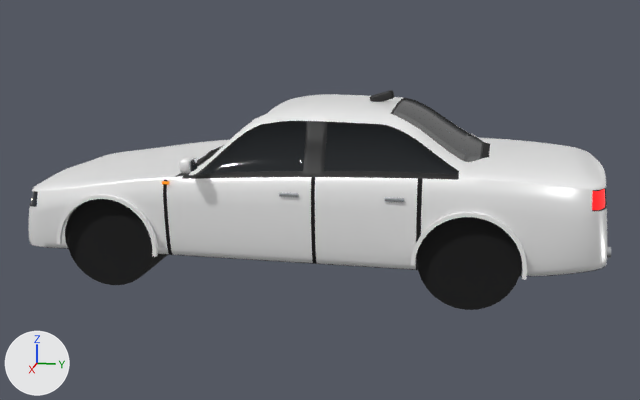
An edit to the glTF model assets/cars/saloon.glb, drawn before and after from the same camera.
Camera for both pictures: a camera (50 mm lens) standing at (7.27, 1.49, 2.38) and looking at (0.04, 0.05, 0.57). The axes (+X, +Y, +Z) are drawn at lower left. The lights are the same throughout. The older version comes first. Vertices at exactly the same position are counted once.

In view in the first picture: 'saloon'.
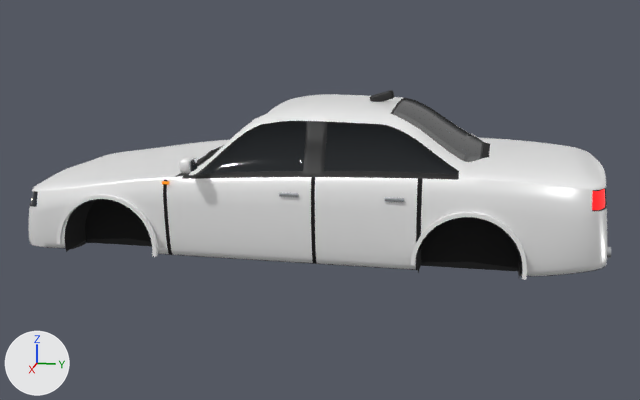
The change, as JSON lines over the scene's bpy script:
```json
{"block": "me_body", "where": "# used by ob_saloon; location = (0.0, 0.0, 0.0)"}
{"op": "remove", "block": "me_body", "code": "me_body.from_pydata(...)  # 7707 vertices, 15214 faces; spans x -1.09..1.09, y -2.37..2.39, z -0.02..1.52"}
{"op": "add", "block": "me_body", "code": "me_body.from_pydata(...)  # 8040 vertices, 15764 faces; spans x -1.09..1.09, y -2.37..2.39, z 0.2..1.52"}
{"block": "me_body", "change": "me_body part 1: a new loose piece of 51 vertices spanning x 0.53..0.9, y -1.89..-1.13, z 0.26..0.71, in mat_under (black #0b0b0c)"}
{"block": "me_body", "change": "me_body part 2: a new loose piece of 51 vertices spanning x 0.61..0.9, y 0.96..1.72, z 0.26..0.71, in mat_under (black #0b0b0c)"}
{"block": "me_body", "change": "me_body part 3: 4 vertices moved from x -0.79..0.79, y 1.37, z 0.41..0.89 to x -0.79..0.79, y 0.93, z 0.41..0.89; 62 vertices removed from x -0.86..0.86, y 0.96..1.73, z -0.02..0.75; 135 vertices added at x -0.61..0.61, y 0.95..1.73, z 0.22..0.73"}
{"block": "me_body", "change": "me_body part 4: 62 vertices removed from x -0.86..0.86, y -1.89..-1.12, z -0.02..0.75; 110 vertices added at x -0.52..0.52, y -1.9..-1.12, z 0.22..0.73"}
{"block": "me_body", "change": "other edits to the shape of me_body do not show in these pictures"}
```

Boxes (x1, y1, x2, y2) around the edits, measured in the pictures (640 x 400 px; the box of a moved part takes in the faces that stretch with it):
```json
{"object": "saloon", "change": "reshaped", "before": [28, 90, 611, 310], "after": [28, 90, 611, 280], "on screen": "14% shorter"}
{"part": 1, "of": "me_body", "change": "added", "after": [65, 199, 153, 257], "on screen": "black"}
{"part": 2, "of": "me_body", "change": "added", "after": [417, 217, 521, 276], "on screen": "black"}
{"part": 3, "of": "me_body", "change": "cut back", "before": [417, 217, 522, 310], "after": [416, 241, 522, 276]}
{"part": 4, "of": "me_body", "change": "moved or reshaped", "before": [66, 199, 167, 285], "after": [65, 200, 152, 247]}
```
